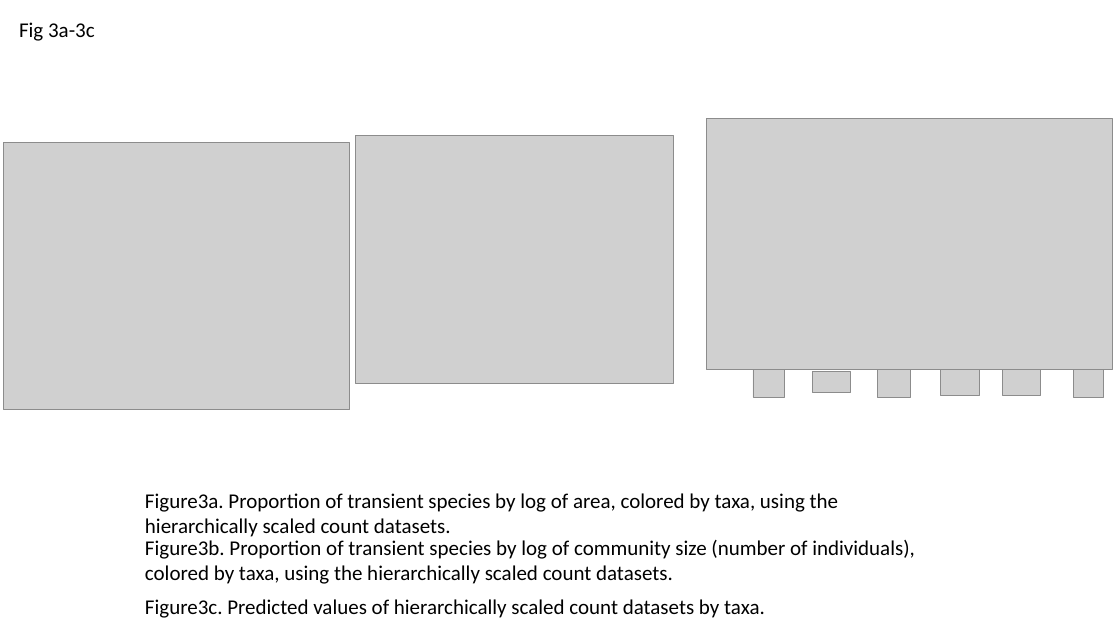
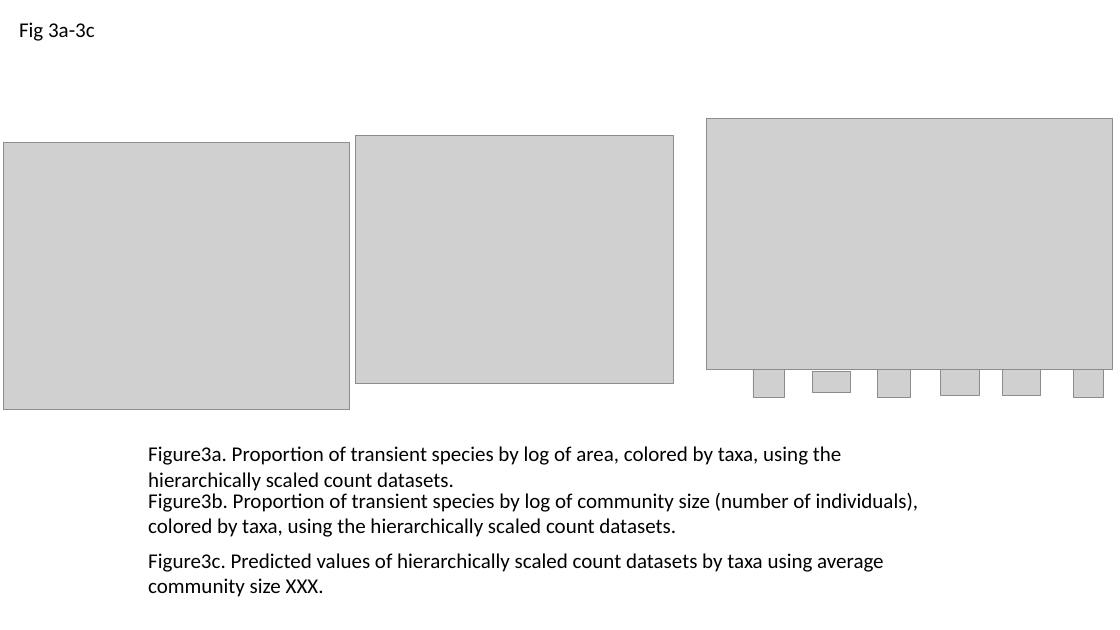
Before and after one commit to hurlbertlab/core-transient, a slide deck: slide 4 of output/plots/all_figs_with_legends.pptx. Drawn at 1120x630 pixels with LibreOffice and Linux fonts; fonts in the diff are those of the drawing; grey boxes stand for pictures. Boxes give left, top, right and bottom in pixels: in the first picture for what was removed or moved away, otherwise in the second. Text is boxed around its words. In the diff, an @@ line names an element or a change of style, - is before the commit and + after.

```diff
--- a/output/plots/all_figs_with_legends.pptx
+++ b/output/plots/all_figs_with_legends.pptx
@@ text "Figure3a. Proportion of transient species ...": place and size @@
-text "Figure3a. Proportion of transient species ..." at bbox=[145, 493, 838, 537]
+text "Figure3a. Proportion of transient species ..." at bbox=[148, 446, 841, 491]
@@ text "Figure3b. Proportion of transient species ...": place and size @@
-text "Figure3b. Proportion of transient species ..." at bbox=[145, 540, 915, 584]
+text "Figure3b. Proportion of transient species ..." at bbox=[148, 493, 919, 537]
@@ text at bbox=[148, 553, 883, 597]: text changed @@
-Figure3c. Predicted values of hierarchically scaled count datasets by taxa.
+Figure3c. Predicted values of hierarchically scaled count datasets by taxa using average community size XXX.
```
Also in this commit, not shown: 4 other slides changed, 24 other files.
